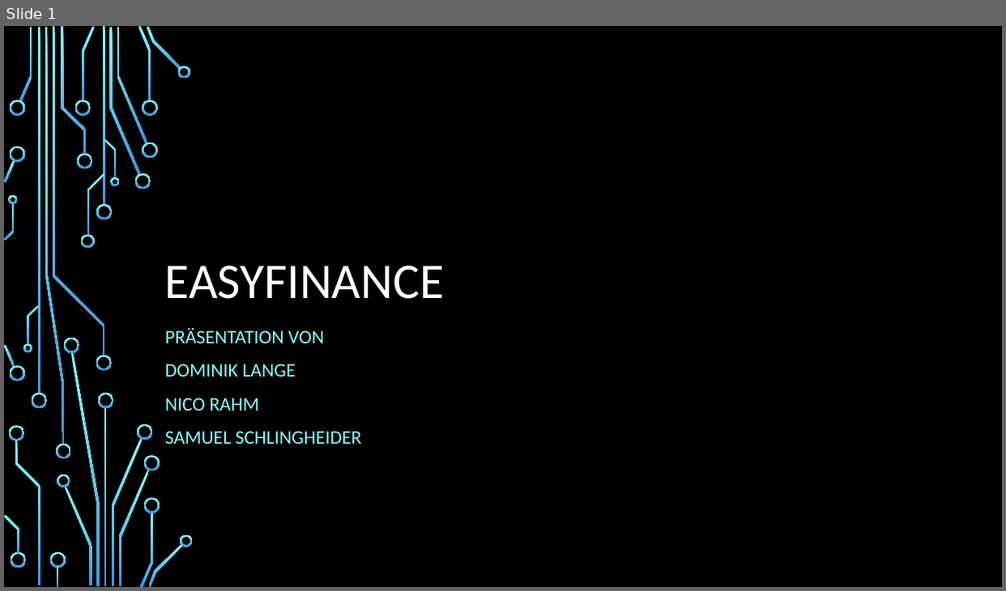
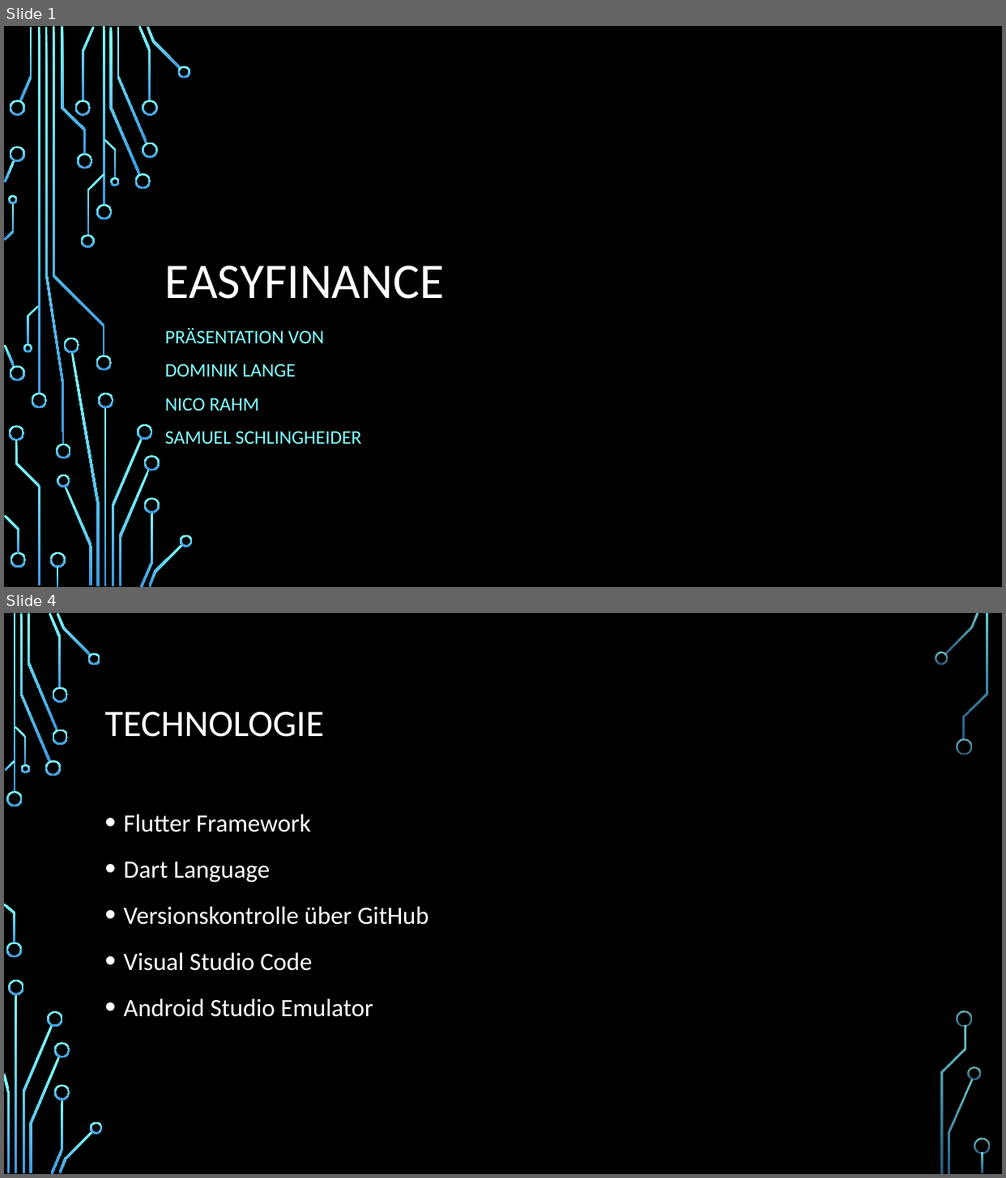
Before and after one commit to leumas244/easyFinance-SoftwareEngeneering, a slide deck: Midterm/easyFinance.pptx. Shown one above the other, each under a label of ours: slide 1 before the commit, slides 1 and 4 after it; the slides between them are not shown. The pictures are 1006x591 and 1006x1178 pixels, drawn with LibreOffice and Linux fonts; fonts in the diff are those of the drawing; background and template pictures are left out. Boxes give left, top, right and bottom in pixels: in the first picture for what was removed or moved away, otherwise in the second. Text is boxed around its words. In the diff, an @@ line names an element or a change of style, - is before the commit and + after.

```diff
--- a/Midterm/easyFinance.pptx
+++ b/Midterm/easyFinance.pptx
@@ slide 4 added at (4,613,1002,1174), background picture (left out) @@
@@ title added at (105,712,325,737), 36 pt, text #FFFFFF @@
+TECHNOLOGIE
@@ text added at (124,814,428,1017), 24 pt, text #FFFFFF @@
+• Flutter Framework
+• Dart Language
+• Versionskontrolle über GitHub
+• Visual Studio Code
+• Android Studio Emulator
@@ group added at (4,613,990,1174): 33 freeform shapes, 3 rectangles @@
```
Also in this commit, not shown: 3 slides changed, 12 other slides added, 3 slides removed.
